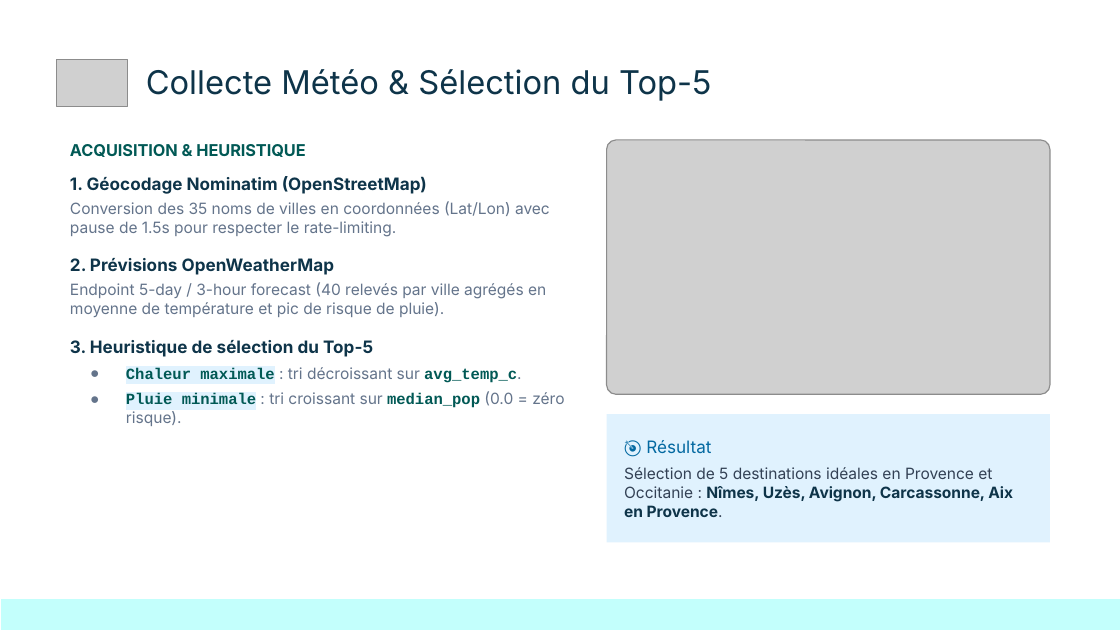
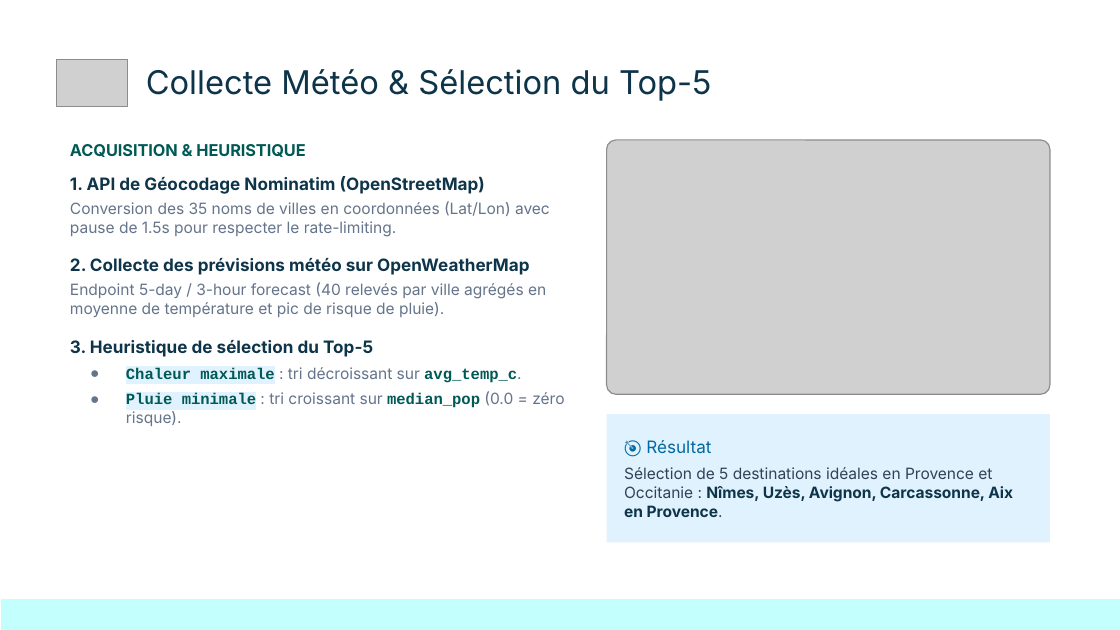
Before and after one commit to Elkristobal59/CERTIFICATION_CDSD, a slide deck: slide 3 of Bloc_1_Kayak/Kayak_presentation.pptx. Drawn at 1120x630 pixels with LibreOffice and Linux fonts; fonts in the diff are those of the drawing; grey boxes stand for pictures; background and template pictures are left out. Boxes give left, top, right and bottom in pixels: in the first picture for what was removed or moved away, otherwise in the second. Text is boxed around its words. In the diff, an @@ line names an element or a change of style, - is before the commit and + after.

```diff
--- a/Bloc_1_Kayak/Kayak_presentation.pptx
+++ b/Bloc_1_Kayak/Kayak_presentation.pptx
@@ text at (70,176,485,194): text changed @@
-1. Géocodage Nominatim (OpenStreetMap)
+1. API de Géocodage Nominatim (OpenStreetMap)
@@ text at (70,258,529,275): text changed @@
-2. Prévisions OpenWeatherMap
+2. Collecte des prévisions météo sur OpenWeatherMap
```
Also in this commit, not shown: 5 other slides changed, 25 other files.
